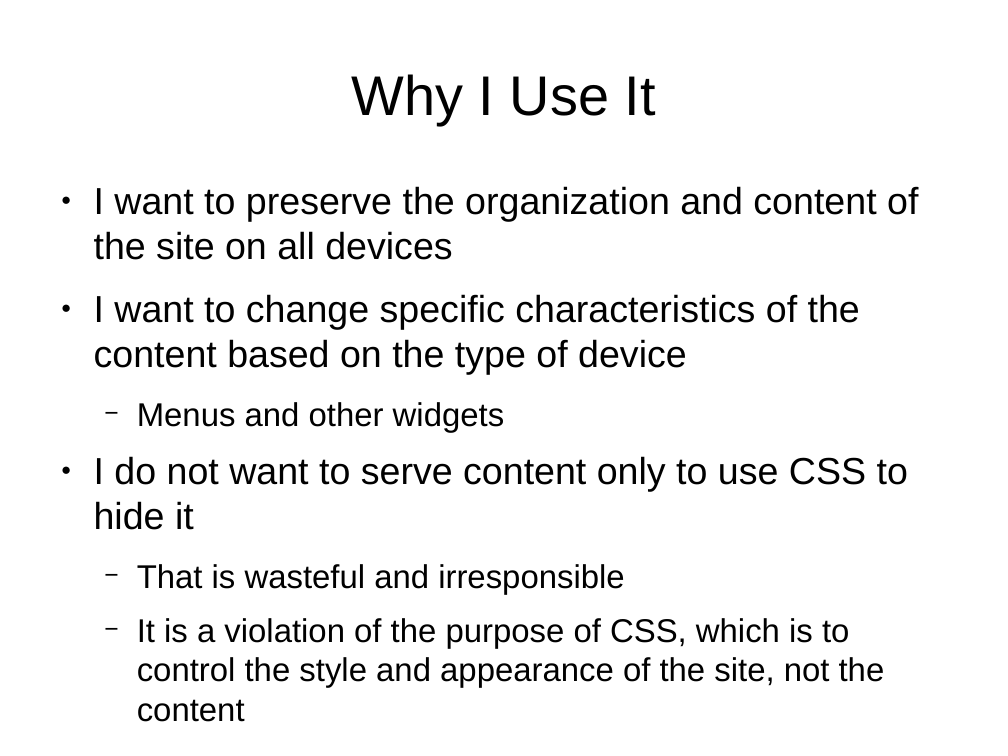
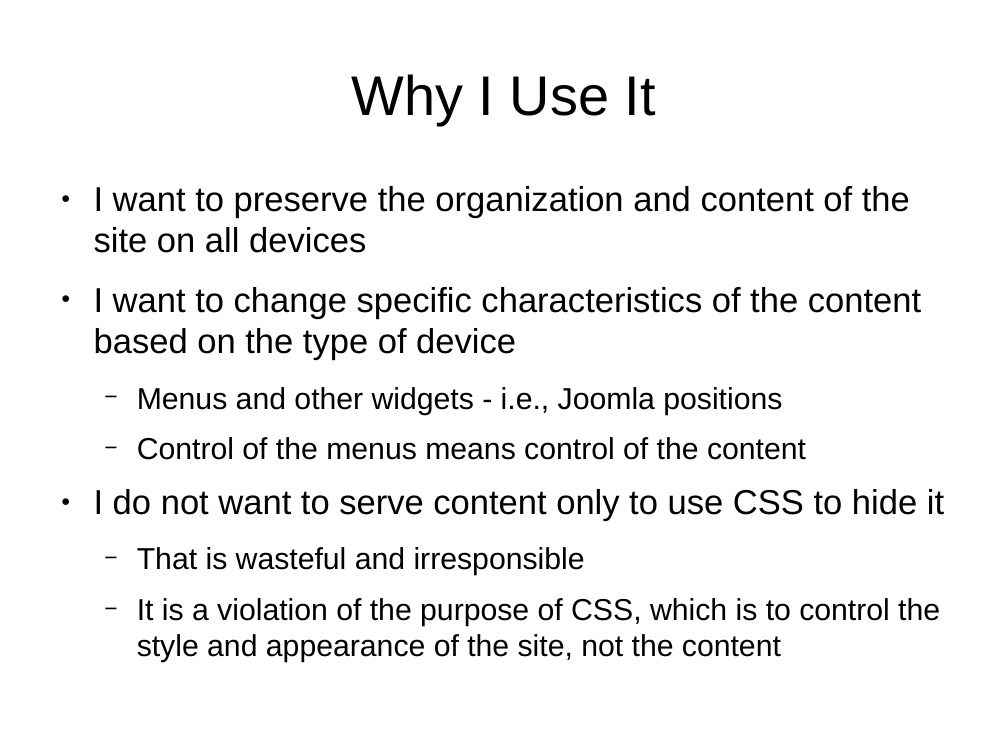
Before and after one commit to tomwhartung/jmws_accoutrements, a slide deck: slide 9 of presentations/2015_09-Joomla/Device_Detection-In_Protostar_and_Beez3.odp. Drawn at 1008x756 pixels with LibreOffice and Linux fonts; fonts in the diff are those of the drawing. Boxes give left, top, right and bottom in pixels: in the first picture for what was removed or moved away, otherwise in the second. Text is boxed around its words. In the diff, an @@ line names an element or a change of style, - is before the commit and + after.

```diff
--- a/presentations/2015_09-Joomla/Device_Detection-In_Protostar_and_Beez3.odp
+++ b/presentations/2015_09-Joomla/Device_Detection-In_Protostar_and_Beez3.odp
@@ text at [94, 186, 944, 663]: size 29.6 to 27.2 pt in "I want to preserve the organization and ...", "I want to change specific characteristics of ...", "I do not want to serve content ..."; size 25.9 to 23.8 pt in "That is wasteful and irresponsible", "It is a violation of the purpose ..." @@
@@ text at [137, 387, 806, 460]: text changed; size 25.9 to 23.8 pt @@
-  − Menus and other widgets
+  − Menus and other widgets - i.e., Joomla positions
+  − Control of the menus means control of the content
```
Also in this commit, not shown: 15 other slides changed, 2 slides added, 1 slide removed.
